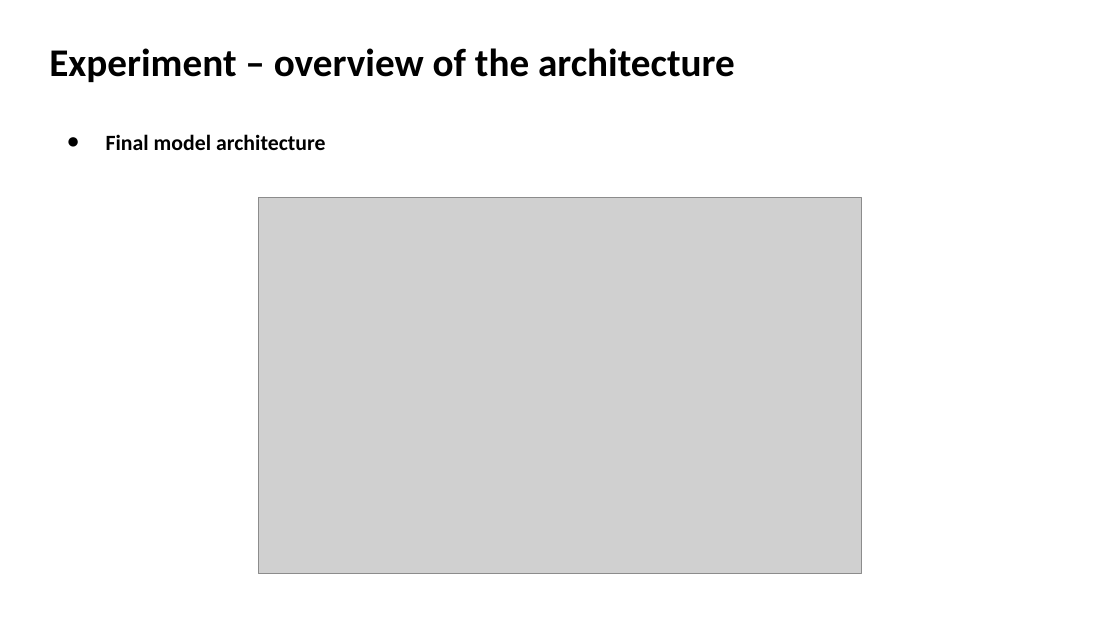
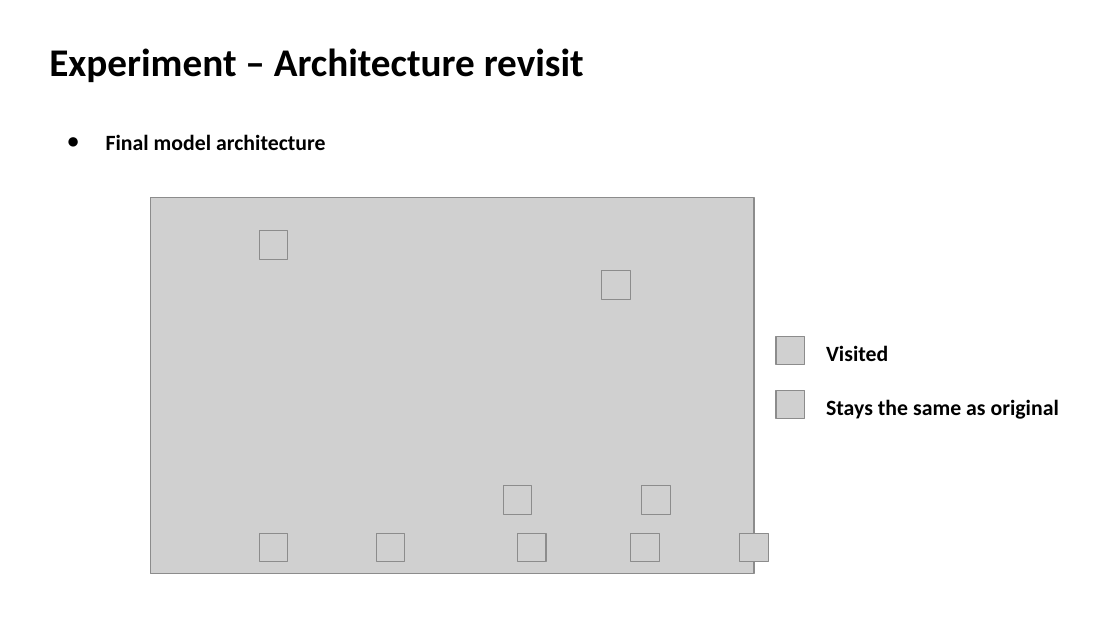
Before and after one commit to Lukelaitw/2025-VLL-undergraduate-research, a slide deck: slide 7 of week2/VLL_2_Deepverse_0929.pptx. Drawn at 1120x630 pixels with LibreOffice and Linux fonts; fonts in the diff are those of the drawing; grey boxes stand for pictures. Boxes give left, top, right and bottom in pixels: in the first picture for what was removed or moved away, otherwise in the second. Text is boxed around its words. In the diff, an @@ line names an element or a change of style, - is before the commit and + after.

```diff
--- a/week2/VLL_2_Deepverse_0929.pptx
+++ b/week2/VLL_2_Deepverse_0929.pptx
@@ title at (49,48,584,82): text changed @@
-Experiment – overview of the architecture
+Experiment – Architecture revisit
@@ picture: place and size @@
-picture at (259,197,862,573)
+picture at (150,197,754,573)
@@ picture added at (259,231,288,260) @@
@@ picture added at (601,271,631,300) @@
@@ picture added at (776,336,805,365) @@
@@ text added at (826,345,888,361), 14 pt, text #000000, bold @@
+Visited
@@ picture added at (776,390,805,419) @@
@@ text added at (826,399,1059,419), 14 pt, text #000000, bold @@
+Stays the same as original
@@ picture added at (503,486,532,515) @@
@@ picture added at (642,486,671,515) @@
@@ picture added at (259,533,288,562) @@
@@ picture added at (376,533,405,562) @@
@@ picture added at (517,533,547,562) @@
@@ picture added at (631,533,660,562) @@
@@ picture added at (739,533,768,562) @@
```
Also in this commit, not shown: 9 other slides changed, 1 slide added.
